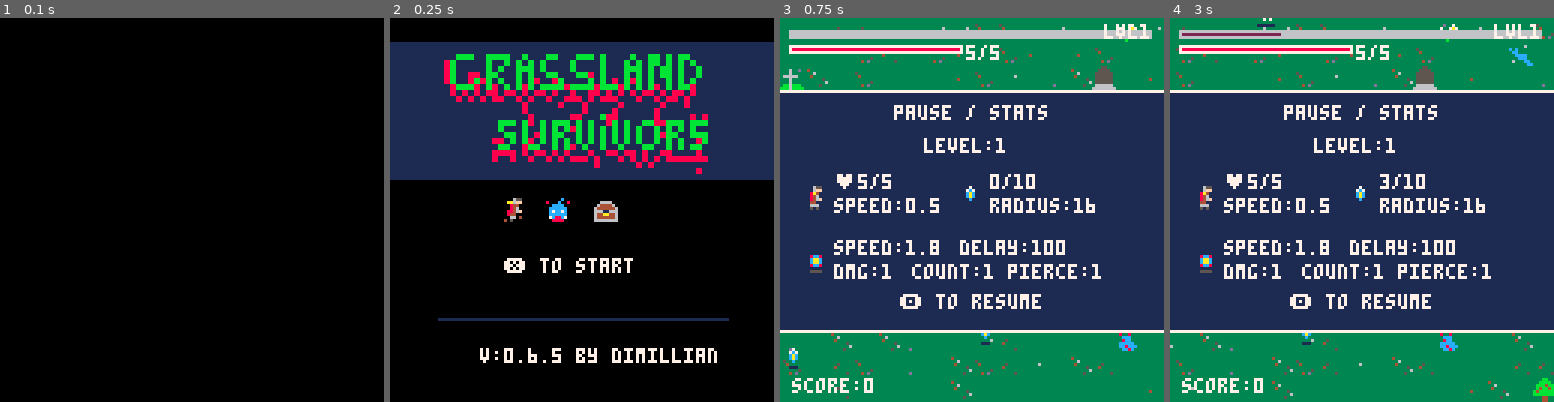
Above: before the commit, frames 1-4 (left to right).
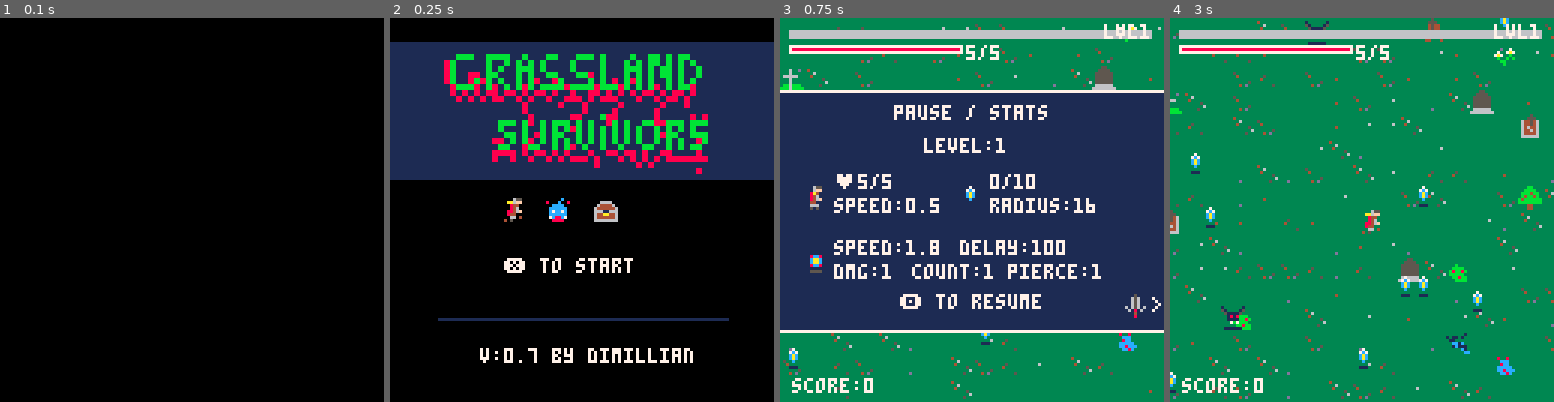
Above: after the commit, the same moments.

Repository: Dimillian/pico8-suvivor
Game: PICO-8 cartridge survivor.p8
Same seed, same stepped clock (60 frames per second), same inputs: the game is played once before the commit and once after it.
Inputs:
- Up to frame 1 (0.1 s): no input
- Up to frame 2 (0.25 s): no input
- Up to frame 3 (0.75 s): tap X (X key) at 0.33 s; tap O (Z key) at 0.7 s
- Up to frame 4 (3 s): tap X (X key) at 1.07, 1.85, 2.97 s; hold Right 1.6-2.1 s; tap O (Z key) every 0.4 s from 1.7 to 2.9 s; hold Up 2.15-2.42 s; hold Right from 2.47 s (still down)

Frame 1 is identical in both runs. In frame 2, 0.7% of the frame differs, in the area x 35-86%, y 85-90%; in frame 3, 0.2%; in frame 4, 66%, in the area x 0-100%, y 0-100%.

Commit message:
Ton of fixes

Diff:
--- a/survivor.p8
+++ b/survivor.p8
@@ -4,7 +4,7 @@
 -- game & player
 game = {
 	name="grassland survivors",
-	version="0.6.5"
+	version="0.7"
 }
 
 player = {
@@ -28,7 +28,7 @@
 		self.weapons={ }
 		self.is_moving=false
 
-		self.grace_delay=50
+		self.grace_delay=25
 		self.grace_counter=0
 		self.grace_on=false
 
@@ -124,7 +124,7 @@
 		rectfill(x+3, y+4, x + 123, y + 6, 6)
 		if self.xp > 0 then
 			local xp_w = flr((self.xp / self.next_xp) * 123)
-			rectfill(x+4, y+5, x + xp_w, y + 5, 2)
+			rectfill(x+4, y+5, x + xp_w + 4, y + 5, 2)
 		end
 		print("lvl" .. player.level, x + 108, y + 2, 7)
 
@@ -216,7 +216,7 @@
 			sfx(sfx_level_up)
 			self.xp = 0
 			self.level += 1
-			self.next_xp = ceil(self.next_xp * 1.5)
+			self.next_xp = ceil(self.next_xp * 1.2)
 			state = state_lvl_up
 		end
 	end,
@@ -374,18 +374,24 @@
 				self.x = player.x + x_offset
 				self.y = player.y + y_offset
 				spr(self.sprite, self.x, self.y)
-				self.angle = (self.angle + speed) % (2 * 3.14159265)
+				self.angle = (self.angle + speed) % (2 * pi)
 			end,
 			update=function(self)
 			end
 		}
 		add(self.swords, sword)
-
-		local angle_increment = (2 * 3.14159265) / #self.swords
+		self:reset_swords_angle()
+	end,
+
+	reset_swords_angle=function(self)
+		local angle_increment = 1 / #self.swords
+		local radius = 12 + player.sword_radius_x
 		local current_angle = 0
 		for s in all(self.swords) do
-			s.angle = current_angle
-			current_angle += angle_increment
+   s.angle = current_angle
+   s.x = player.x + cos(current_angle) * radius
+   s.y = player.y + sin(current_angle) * radius
+   current_angle = current_angle + angle_increment
 		end
 	end,
 
@@ -477,14 +483,15 @@
 	end,
 
 	add_foe=function(self, player, is_boss)
-		local speed = 0.15
-		local xp = 1 * player.level
+		local base_speed = 0.15
+		local speed = base_speed + (0.0010 * player.level)
+		local xp = 1 * ceil(player.level / 4)
 		local sprites = {33, 35, 37, 39, 41, 43, 45, 59}
 		local sprite = flr(rnd(sprites))
 		local health = ceil(1 * (player.level / 3))
 		local sprite_size = 1
+
 		local margin = 256
-
 		local min_x = max(player.x - margin, sprite_size / 2)
 		local max_x = min(player.x + margin, 1024 - sprite_size / 2)
 		local min_y = max(player.y - margin, sprite_size / 2)
@@ -799,7 +806,7 @@
 
 	gen_random_xp=function(self)
 		for i=1, 256 do
-			self:add_xp(rnd(1024), rnd(512), rnd(3), false)
+			self:add_xp(rnd(1024), rnd(512), rnd(2), false)
 		end
 	end,
 
@@ -984,7 +991,7 @@
 				player.proj_speed_x += 0.2
 			elseif option.name == "dmg" then
 				player.proj_damage_x += 1
-			elseif option.name == "delay" then
+			elseif option.name == "delay" and player.proj_delay_x < 90 then
 				player.proj_delay_x -= 5
 			elseif option.name == "count" then
 				player.proj_count += 1
@@ -1004,8 +1011,8 @@
 		elseif option.target == "storm" then
 			if option.name == "storm" then
 				player.storm_on = true
-			elseif option.name == "delay" then
-				player.storm_delay -= 10
+			elseif option.name == "delay" and player.storm_delay < 80 then
+				player.storm_delay -= 5
 			elseif option.name == "radius" then
 				player.storm_radius_x += 1
 			end
@@ -1021,6 +1028,14 @@
 }
 
 menu_pause = {
+	state = {
+		proj = 0,
+		sword = 1,
+		storm = 2
+	},
+
+	selected_state = 0,
+
 	draw=function(self)
 		local menu_width=128
 		local menu_height=80
@@ -1040,17 +1055,65 @@
 		print(player.xp .. "/" .. player.next_xp, x0 + 70, py - 4)
 		print("radius:" .. player.xp_radius, x0 + 70, py + 4)
 		py += 22
+		if self.selected_state == self.state.proj then
+			self:draw_proj_state(x0, py)
+			spr(49, x0 + 115, py + 14)
+			print(">", x0 + 124, py + 15)
+		elseif self.selected_state == self.state.sword then
+			spr(50, x0 + 4, py + 14)
+			print("<", x0 + 1, py + 15)
+			self:draw_sword_state(x0, py)
+			spr(32, x0 + 115, py + 14)
+			print(">", x0 + 124, py + 15)
+		elseif self.selected_state == self.state.storm then
+			spr(50, x0 + 4, py + 14)
+			print("<", x0 + 1, py + 15)
+			self:draw_storm_state(x0, py)
+		end
+		print("🅾️ to resume", x0 + 40, y1 - 12, 7)
+		line(x0, y1, x0 + menu_width, y1, 7)
+	end,
+
+	draw_proj_state=function(self, x0, py)
 		spr(50, x0 + 8, py)
 		print("speed:" .. 0.8 + player.proj_speed_x, x0 + 18, py - 4)
 		print("dmg:" .. player.proj_damage_x, x0 + 18, py + 4)
 		print("delay:" .. player.proj_delay - player.proj_delay_x, x0 + 60, py - 4)
 		print("count:" .. player.proj_count, x0 + 44, py + 4)
 		print("pierce:" .. player.proj_max_pierce, x0 + 76, py + 4)
-		print("🅾️ to resume", x0 + 40, y1 - 12, 7)
-		line(x0, y1, x0 + menu_width, y1, 7)
-	end,
+	end,
+
+	draw_sword_state=function(self, x0, py)
+		spr(49, x0 + 8, py)
+		print("speed:" .. 0.8 + player.sword_speed_x, x0 + 18, py - 4)
+		print("dmg:" .. 1 + player.sword_attack_x, x0 + 18, py + 4)
+		print("radius:" .. 12 + player.sword_radius_x, x0 + 60, py - 4)
+		print("count:" .. #player.swords, x0 + 44, py + 4)
+	end,
+
+	draw_storm_state=function(self, x0, py)
+		spr(32, x0 + 8, py)
+		print("delay:" .. 0.8 +  player.storm_delay - player.storm_delay_x, x0 + 18, py - 4)
+		print("dmg:" .. 1 + player.storm_damage, x0 + 18, py + 4)
+		print("radius:" .. 12 + player.storm_radius_x, x0 + 70, py - 4)
+	end,
+
 	update=function(self)
-
+		decrease_btn_buffer()
+		if is_btn_ready() then
+			if btn(0) then
+				if self.selected_state > self.state.proj then
+					self.selected_state -= 1
+					set_btn_buffer(20)
+				end
+			end
+			if btn(1) then
+				if self.selected_state < self.state.storm then
+					self.selected_state += 1
+							set_btn_buffer(20)
+				end
+			end
+		end
 	end
 }
 
@@ -1127,6 +1190,8 @@
 // sprites
 sprite_wall=98
 sprite_base=64
+
+pi = 3.14159265
 
 actions={}
 
@@ -1219,6 +1284,23 @@
 			end
 		end
 	end
+end
+
+function outline_sprite(n,col_outline,x,y,w,h,flip_x,flip_y)
+  -- reset palette to black
+  for c=1,15 do
+    pal(c,col_outline)
+  end
+  -- draw outline
+  for xx=-1,1 do
+    for yy=-1,1 do
+      spr(n,x+xx,y+yy,w,h,flip_x,flip_y)
+    end
+  end
+  -- reset palette
+  pal()
+  -- draw final sprite
+  spr(n,x,y,w,h,flip_x,flip_y)
 end
 
 
